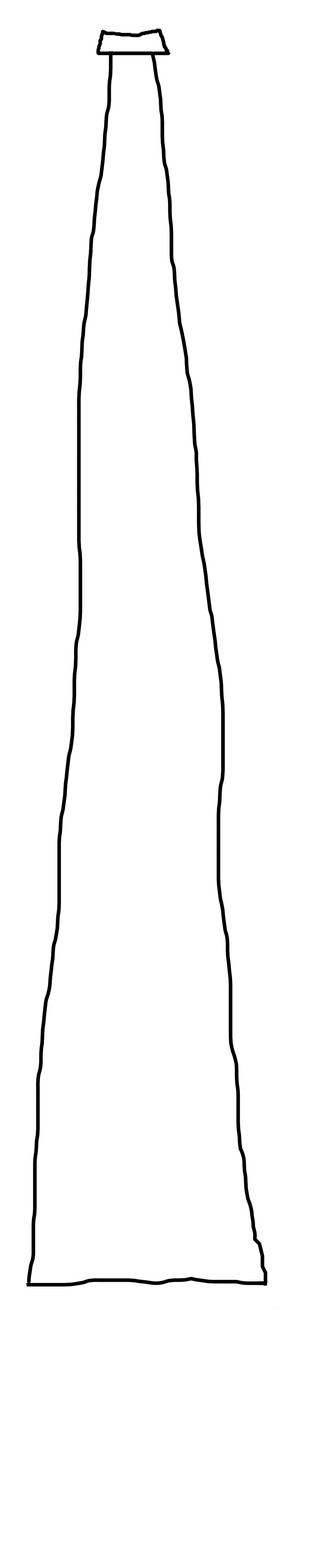
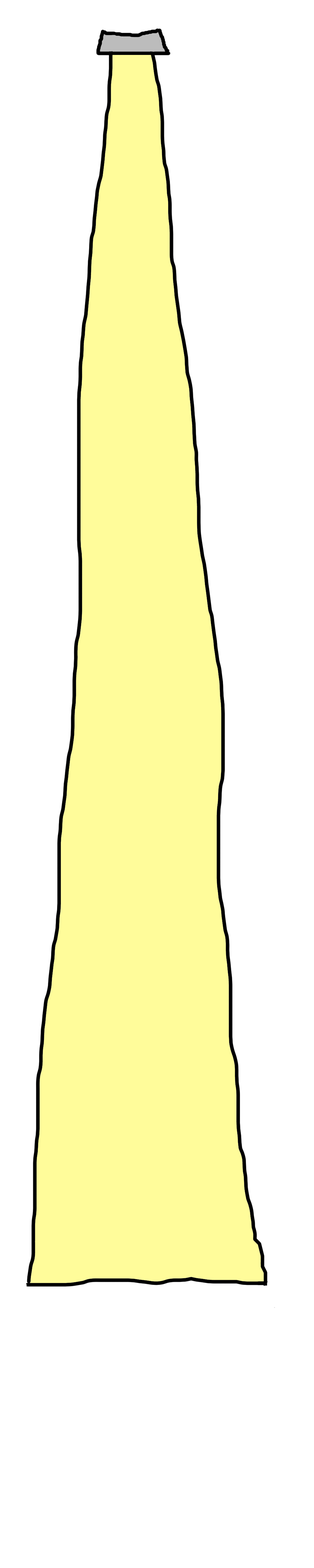
Revision of a layered 314 × 1568 image; what changed, layer by layer:
painted on "Laser" over [30, 32, 264, 1284]
